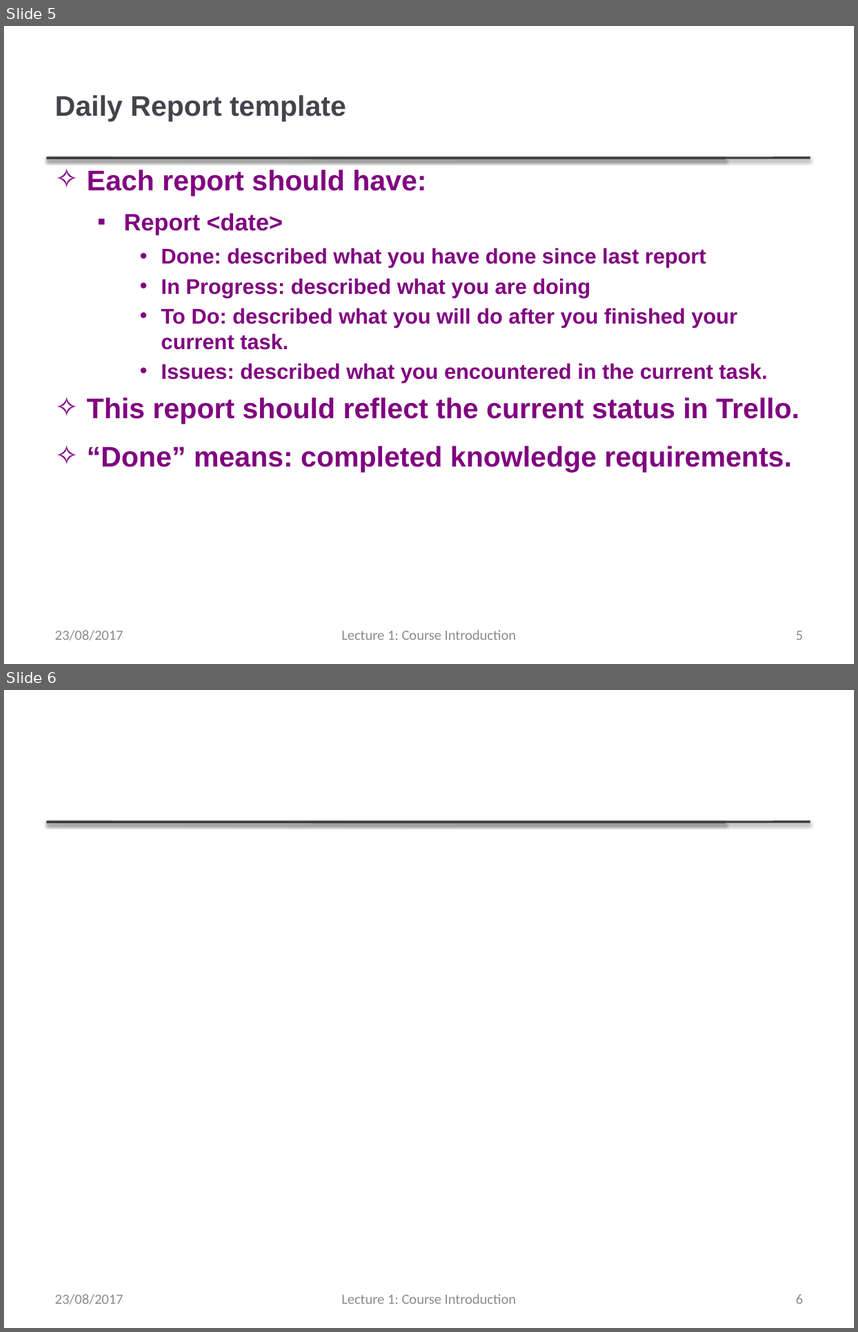
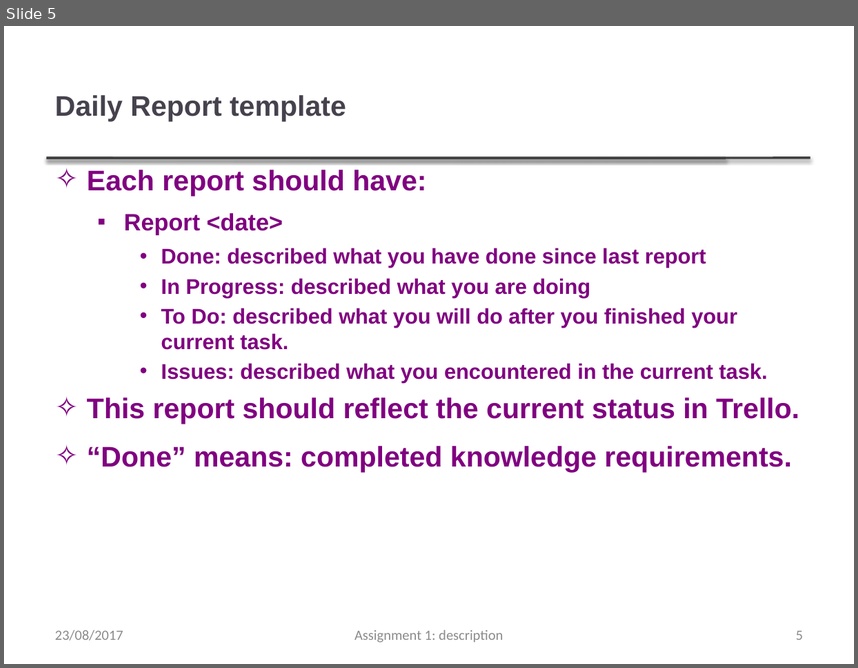
Before and after one commit to thanqminh/thanqminh.github.io, a slide deck: courses/sehci/assignment1.pptx. Shown one above the other, each under a label of ours: slides 5 and 6 before the commit, slide 5 after it. The pictures are 858x1332 and 858x668 pixels, drawn with LibreOffice and Linux fonts; fonts in the diff are those of the drawing. Boxes give left, top, right and bottom in pixels: in the first picture for what was removed or moved away, otherwise in the second. Text is boxed around its words. In the diff, an @@ line names an element or a change of style, - is before the commit and + after.

Commit message:
Update assignment 1

```diff
--- a/courses/sehci/assignment1.pptx
+++ b/courses/sehci/assignment1.pptx
@@ slide 6 removed at [4,690,854,1328], background #FFFFFF; not listed: 2 template elements that a slide beside it also shows @@
@@ text removed at [55,1294,123,1304] @@
-23/08/2017
@@ text removed at [341,1294,516,1303] @@
-Lecture 1: Course Introduction
@@ page number removed at [796,1294,803,1303] @@
-6
@@ slide 5 changed as well @@
@@ text at [355,630,503,642]: text changed @@
-Lecture 1: Course Introduction
+Assignment 1: description
```
Also in this commit, not shown: 4 other slides changed.
